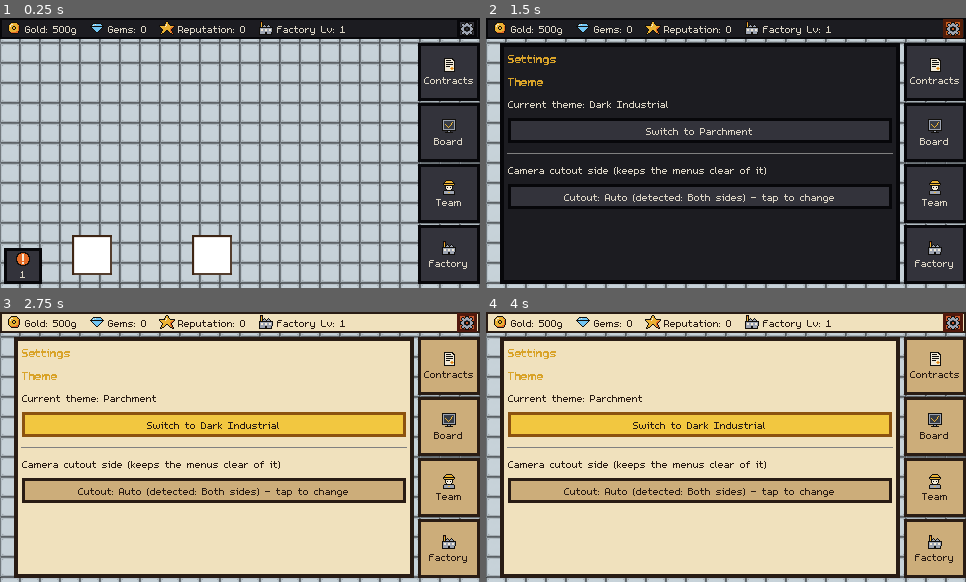
Above: before the commit, frames 1-4 (two rows, left to right).
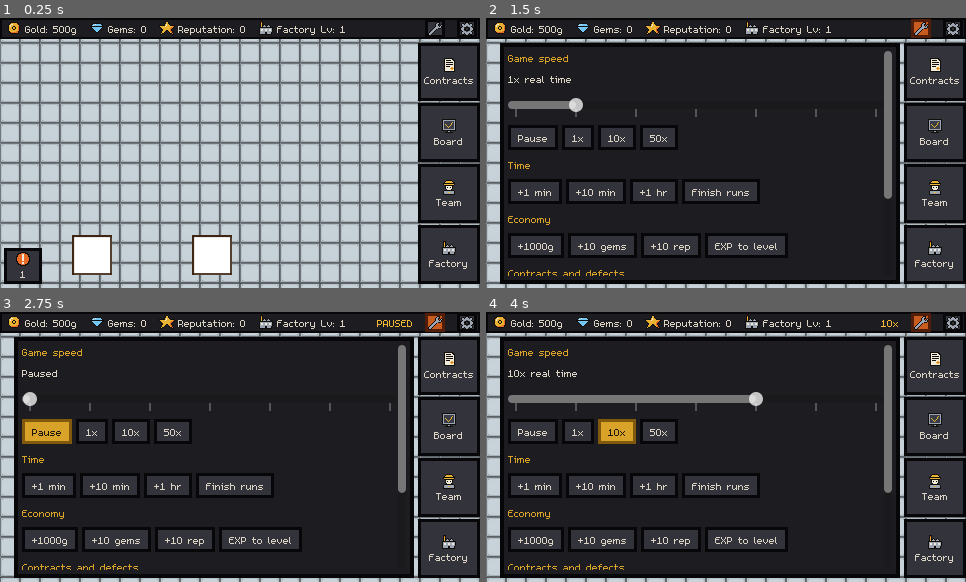
Above: after the commit, the same moments.

Repository: carverweirick/foundry-mobile-game
Game: Godot game, scene res://scenes/main.tscn
The game is run twice, just before and just after one commit, with the same random seed, the same clock (stepped at 60 frames per second) and the same inputs.
Inputs (mouse positions are in pixels of both pictures, inside the frame that each line leads up to):
- Up to frame 1 (0.25 s): no input
- Up to frame 2 (1.5 s): click (951, 28) at 0.52 s; click (922, 28) at 1.27 s
- Up to frame 3 (2.75 s): click (48, 430) at 2 s, where only the run after the commit has a clickable "Pause"
- Up to frame 4 (4 s): click (577, 430) at 2.75 s, where only the run after the commit has a clickable "1x"; click (615, 430) at 3.5 s, where only the run after the commit has a clickable "10x"

The runs differ from the first frame. In frame 1, 0.1% of the frame differs, in the area x 89-93%, y 1-7%; in frame 2, 16%; in frame 3, 90%; in frame 4, 90%, in the area x 0-100%, y 0-99%.

Commit message:
Add an Admin test panel with game speed; Shelling down to one minute
- Admin overlay (debug builds only, wrench in the top bar): game speed
  slider up to 50x (simulated in 0.25s slices so nothing skips), skip
  ahead, finish all runs, gold/gems/rep/EXP buttons, accept an offer,
  force/disable defects, save now, and a two-tap delete save. A speed
  badge shows in the top bar whenever the game isn't running at 1x.
- Tier 1 Shelling is now 30 game-minutes (60 real seconds), down from 320s.
- Design doc Section 28 records the defect/engineer/quality rework.

Co-Authored-By: Claude Opus 5.5 <noreply@anthropic.com>
Claude-Session: https://claude.ai/code/session_01LwGPRWnRjmAtkb5LvtKvk9

Diff:
--- a/autoload/game_data.gd
+++ b/autoload/game_data.gd
@@ -1409,7 +1409,69 @@
 func _process(delta: float) -> void:
 	if is_catching_up:
 		return
-	simulate(delta)
+	# Stepped in slices for the same reason offline catch-up is: at high admin
+	# speeds one frame's simulated time would let a walking technician
+	# overshoot a station and skip its arrival logic.
+	var remaining := delta * debug_sim_speed
+	while remaining > 0.0:
+		var step := minf(remaining, DEBUG_SIM_SLICE_SECONDS)
+		simulate(step)
+		remaining -= step
+
+
+# --- Admin / test controls (the Admin overlay; debug builds only) ----------
+
+## Game speed for testing (user request: "a slider to speed up the game so I
+## can test without having to wait"). Multiplies every clock uniformly -
+## stations, technicians, deadlines, defect timers - because it scales the
+## delta fed to simulate() rather than any one duration. 0 pauses. Not saved.
+var debug_sim_speed: float = 1.0
+const DEBUG_SIM_SLICE_SECONDS: float = 0.25
+
+enum DebugDefectMode { NORMAL, FORCE_NEXT, NONE }
+## FORCE_NEXT makes the next roll at any defect-rolling station hit (then
+## reverts to NORMAL); NONE suppresses every roll. Read by
+## Station._roll_defect_outcome().
+var debug_defect_mode: DebugDefectMode = DebugDefectMode.NORMAL
+
+
+## Advances the whole simulation by seconds, in the same 0.25s slices as
+## offline catch-up.
+func debug_skip_ahead(seconds: float) -> void:
+	var remaining := seconds
+	while remaining > 0.0:
+		var step := minf(remaining, DEBUG_SIM_SLICE_SECONDS)
+		simulate(step)
+		remaining -= step
+
+
+## Puts every running station run at its finish line; the next simulate()
+## step completes them through the normal path.
+func debug_finish_running_stations() -> void:
+	for station: Station in station_by_id.values():
+		station.debug_finish_run()
+
+
+func debug_add_currency(amount: int) -> void:
+	currency += amount
+	currency_changed.emit(currency)
+
+
+func debug_add_gems(amount: int) -> void:
+	gems += amount
+	gems_changed.emit(gems)
+
+
+func debug_add_reputation(amount: int) -> void:
+	reputation = clampi(reputation + amount, 0, REPUTATION_MAX)
+	reputation_changed.emit(reputation)
+
+
+func debug_exp_to_next_level() -> void:
+	if is_factory_level_maxed():
+		return
+	factory_exp = maxi(factory_exp, factory_exp_for_level(factory_level + 1))
+	factory_progress_changed.emit()
 
 
 ## The single steppable entry point for the whole simulation - every clock in
@@ -1574,10 +1636,11 @@
 		# not batched - Tier 2+ replaces batching entirely with parallel
 		# independent per-part timers (see Station.shelling_active_parts), a
 		# genuinely different runtime model rather than a bigger batch_cap.
-		# 20 min/coat * 8 coats required at Tier 1, still one combined timer at
-		# Tier 1 specifically.
+		# One combined timer at Tier 1. 30 game-minutes = 60 real seconds (user
+		# decision 2026-10-03) - was Section 17's 160 (320s), over half the
+		# whole pipeline. Still the longest step.
 		StationDef.new("shelling", "Shelling", Station.StationType.QUEUE,
-			2, "Shell Building", 160.0, 1),
+			2, "Shell Building", 30.0, 1),
 
 		StationDef.new("burnout", "Burnout", Station.StationType.BATCHED,
 			3, "Furnace Room", 45.0, 8, BURNOUT_SPRITES),
--- a/autoload/save_manager.gd
+++ b/autoload/save_manager.gd
@@ -219,6 +219,16 @@
 	return true
 
 
+## Admin overlay's "Delete save": wipes the save and quits WITHOUT the
+## on-close autosave writing the current shop straight back, so the next
+## launch is a genuinely fresh game. (GameData is an autoload, so reloading
+## the scene alone would keep the old shop in memory.)
+func delete_save_and_quit() -> void:
+	_ready_to_autosave = false
+	delete_save()
+	get_tree().quit()
+
+
 ## Wipes the save. The Settings overlay's "reset save" option (design doc
 ## Section 19) would call this behind a confirmation step.
 func delete_save() -> bool:
--- /dev/null
+++ b/scenes/admin_overlay.gd
@@ -0,0 +1,169 @@
+extends OverlayBase
+class_name AdminOverlay
+
+## Test/admin controls (user request, 2026-10-03: "a slider I can use to
+## speed up the game so I can test easier... think about some nice admin
+## controls"). Opened from the wrench in the Hud's top bar, which only exists
+## in debug builds (OS.is_debug_build()) - an exported release never shows
+## it. Everything here calls a GameData.debug_* helper or a normal public
+## API, so a cheat never bypasses the signals the HUD and menus listen to.
+
+const HEADER_COLOR := Color(0.85, 0.64, 0.16)
+## Slider stops - indices, not a continuous range, so a thumb lands on a
+## useful value instead of 13.7x.
+const SPEEDS: Array[float] = [0.0, 1.0, 2.0, 5.0, 10.0, 25.0, 50.0]
+## A second tap within this window confirms "Delete save".
+const RESET_CONFIRM_SECONDS: float = 3.0
+
+@onready var content: VBoxContainer = %Content
+
+var _speed_label: Label
+var _speed_slider: HSlider
+var _defect_button: Button
+var _reset_button: Button
+var _status_label: Label
+var _reset_armed_until: float = -1.0
+
+
+func _on_ready() -> void:
+	_add_header("Game speed")
+	_speed_label = Label.new()
+	content.add_child(_speed_label)
+	_speed_slider = HSlider.new()
+	_speed_slider.min_value = 0
+	_speed_slider.max_value = SPEEDS.size() - 1
+	_speed_slider.step = 1
+	_speed_slider.tick_count = SPEEDS.size()
+	_speed_slider.ticks_on_borders = true
+	_speed_slider.custom_minimum_size = Vector2(0.0, 24.0)
+	_speed_slider.value_changed.connect(_on_speed_changed)
+	content.add_child(_speed_slider)
+	var speed_row := _add_button_row()
+	for speed in [0.0, 1.0, 10.0, 50.0]:
+		_add_button(speed_row, "Pause" if speed == 0.0 else "%dx" % int(speed), _set_speed.bind(speed))
+
+	_add_header("Time")
+	var time_row := _add_button_row()
+	_add_button(time_row, "+1 min", _skip.bind(60.0))
+	_add_button(time_row, "+10 min", _skip.bind(600.0))
+	_add_button(time_row, "+1 hr", _skip.bind(3600.0))
+	_add_button(time_row, "Finish runs", func():
+		GameData.debug_finish_running_stations()
+		_report("Every running station will finish on the next tick."))
+
+	_add_header("Economy")
+	var money_row := _add_button_row()
+	_add_button(money_row, "+1000g", func(): GameData.debug_add_currency(1000); _report("+1000 gold"))
+	_add_button(money_row, "+10 gems", func(): GameData.debug_add_gems(10); _report("+10 gems"))
+	_add_button(money_row, "+10 rep", func(): GameData.debug_add_reputation(10); _report("+10 reputation"))
+	_add_button(money_row, "EXP to level", func(): GameData.debug_exp_to_next_level(); _report("Enough EXP for the next factory level"))
+
+	_add_header("Contracts and defects")
+	var contract_row := _add_button_row()
+	_add_button(contract_row, "Accept an offer", _accept_offer)
+	_defect_button = _add_button(contract_row, "", _cycle_defect_mode)
+
+	_add_header("Save")
+	var save_row := _add_button_row()
+	_add_button(save_row, "Save now", func(): _report("Saved." if SaveManager.save_game() else "Save failed."))
+	_reset_button = _add_button(save_row, "Delete save", _on_reset_pressed)
+	_reset_button.tooltip_text = "Deletes the save file and quits, so the next launch is a fresh game. Tap twice."
+
+	_status_label = Label.new()
+	_status_label.autowrap_mode = TextServer.AUTOWRAP_WORD_SMART
+	_status_label.custom_minimum_size = Vector2(0.0, 26.0)
+	content.add_child(_status_label)
+
+
+func _on_open() -> void:
+	_refresh()
+
+
+func _process(_delta: float) -> void:
+	if panel.visible:
+		_refresh()
+
+
+func _refresh() -> void:
+	var index := SPEEDS.find(GameData.debug_sim_speed)
+	if index >= 0 and int(_speed_slider.value) != index:
+		_speed_slider.set_value_no_signal(index)
+	_speed_label.text = "Paused" if GameData.debug_sim_speed == 0.0 else "%sx real time" % _format_speed(GameData.debug_sim_speed)
+	match GameData.debug_defect_mode:
+		GameData.DebugDefectMode.NORMAL:
+			_defect_button.text = "Defects: normal"
+		GameData.DebugDefectMode.FORCE_NEXT:
+			_defect_button.text = "Defects: next run"
+		GameData.DebugDefectMode.NONE:
+			_defect_button.text = "Defects: off"
+	var armed := Time.get_ticks_msec() / 1000.0 < _reset_armed_until
+	_reset_button.text = "Tap again to delete" if armed else "Delete save"
+
+
+func _add_header(text: String) -> void:
+	var label := Label.new()
+	label.text = text
+	label.add_theme_color_override("font_color", HEADER_COLOR)
+	content.add_child(label)
+
+
+## HFlowContainer so the row wraps instead of running off the panel
+## (CLAUDE.md UI rule 2).
+func _add_button_row() -> HFlowContainer:
+	var row := HFlowContainer.new()
+	content.add_child(row)
+	return row
+
+
+func _add_button(row: HFlowContainer, text: String, action: Callable) -> Button:
+	var button := Button.new()
+	button.text = text
+	button.pressed.connect(action)
+	row.add_child(button)
+	return button
+
+
+func _on_speed_changed(value: float) -> void:
+	_set_speed(SPEEDS[clampi(int(value), 0, SPEEDS.size() - 1)])
+
+
+func _set_speed(speed: float) -> void:
+	GameData.debug_sim_speed = speed
+	_refresh()
+
+
+func _skip(seconds: float) -> void:
+	GameData.debug_skip_ahead(seconds)
+	_report("Skipped ahead %s." % ("1 hour" if seconds >= 3600.0 else "%d min" % int(seconds / 60.0)))
+
+
+func _accept_offer() -> void:
+	if GameData.contract_offers.is_empty():
+		_report("No offers waiting.")
+		return
+	var offer: Contract = GameData.contract_offers[0]
+	GameData.accept_contract_offer(offer)
+	_report("Accepted %s." % offer.customer_name)
+
+
+func _cycle_defect_mode() -> void:
+	var next: int = (int(GameData.debug_defect_mode) + 1) % GameData.DebugDefectMode.size()
+	GameData.debug_defect_mode = next as GameData.DebugDefectMode
+	_refresh()
+
+
+func _on_reset_pressed() -> void:
+	var now := Time.get_ticks_msec() / 1000.0
+	if now >= _reset_armed_until:
+		_reset_armed_until = now + RESET_CONFIRM_SECONDS
+		_refresh()
+		return
+	SaveManager.delete_save_and_quit()
+
+
+func _report(text: String) -> void:
+	_status_label.text = text
+
+
+func _format_speed(speed: float) -> String:
+	return str(int(speed)) if is_equal_approx(speed, roundf(speed)) else "%.1f" % speed
--- /dev/null
+++ b/scenes/admin_overlay.tscn
@@ -0,0 +1,34 @@
+[gd_scene load_steps=2 format=3]
+
+[ext_resource type="Script" path="res://scenes/admin_overlay.gd" id="1_script"]
+
+[node name="AdminOverlay" type="CanvasLayer"]
+script = ExtResource("1_script")
+
+[node name="Backdrop" type="Control" parent="."]
+unique_name_in_owner = true
+visible = false
+anchor_right = 1.0
+anchor_bottom = 1.0
+mouse_filter = 0
+
+[node name="Panel" type="Panel" parent="."]
+unique_name_in_owner = true
+visible = false
+offset_right = 400.0
+offset_bottom = 220.0
+
+[node name="Scroll" type="ScrollContainer" parent="Panel"]
+layout_mode = 1
+anchor_right = 1.0
+anchor_bottom = 1.0
+offset_left = 8.0
+offset_top = 8.0
+offset_right = -8.0
+offset_bottom = -8.0
+horizontal_scroll_mode = 0
+
+[node name="Content" type="VBoxContainer" parent="Panel/Scroll"]
+unique_name_in_owner = true
+layout_mode = 2
+size_flags_horizontal = 3
--- a/scenes/hud.gd
+++ b/scenes/hud.gd
@@ -70,6 +70,9 @@
 var _reputation_label: Label
 var _level_label: Label
 var _settings_button: Button
+## Debug builds only - see bind_admin().
+var _admin_button: Button = null
+var _speed_badge: Label
 var _rail_buttons: Array[Button] = []
 ## Every OverlayBase that opens into the panel slot (rail menus + Settings).
 var _slot_overlays: Array[OverlayBase] = []
@@ -144,6 +147,9 @@
 	_gems_label.text = "Gems: %d" % GameData.gems
 	_reputation_label.text = "Reputation: %d" % GameData.reputation
 	_level_label.text = "Factory Lv: %d" % GameData.factory_level
+	_speed_badge.visible = GameData.debug_sim_speed != 1.0
+	if _speed_badge.visible:
+		_speed_badge.text = "PAUSED" if GameData.debug_sim_speed == 0.0 else "%dx" % int(GameData.debug_sim_speed)
 	# The Station Detail Menu's two panels need ~464px, more than the slot
 	# left of the rail on any phone shape, and it's modal anyway (a tap
 	# outside closes it) - so the rail steps aside while it's open rather
@@ -235,6 +241,19 @@
 	spacer.size_flags_horizontal = Control.SIZE_EXPAND_FILL
 	spacer.mouse_filter = Control.MOUSE_FILTER_IGNORE
 	row.add_child(spacer)
+	# Shown only while the admin game speed isn't 1x, so a sped-up or paused
+	# test session is never mistaken for normal pacing.
+	_speed_badge = Label.new()
+	_speed_badge.add_theme_color_override("font_color", Color(0.95, 0.72, 0.2))
+	_speed_badge.visible = false
+	row.add_child(_speed_badge)
+	if OS.is_debug_build():
+		_admin_button = Button.new()
+		_admin_button.icon = UiIcons.get_icon("admin")
+		_admin_button.toggle_mode = true
+		_admin_button.focus_mode = Control.FOCUS_NONE
+		_admin_button.tooltip_text = "Admin / test controls"
+		row.add_child(_admin_button)
 	_settings_button = Button.new()
 	_settings_button.icon = UiIcons.get_icon("settings")
 	_settings_button.toggle_mode = true
@@ -307,7 +326,11 @@
 	bar_style.content_margin_top = 1.0
 	bar_style.content_margin_bottom = 1.0
 	_bar.add_theme_stylebox_override("panel", bar_style)
-	for button: Button in _rail_buttons + [_settings_button, _attention_button]:
+	var styled: Array[Button] = _rail_buttons.duplicate()
+	styled.append_array([_settings_button, _attention_button])
+	if _admin_button != null:
+		styled.append(_admin_button)
+	for button: Button in styled:
 		# EVERY state, including ones this Theme doesn't define: a Button's
 		# minimum size is its largest stylebox across all states, and an
 		# undefined one (hover_pressed, the *_mirrored RTL variants) falls back
@@ -475,6 +498,19 @@
 	_layout()
 
 
+## Wires the debug-only wrench to the Admin overlay, which opens into the same
+## panel slot as every rail menu. A release build has no wrench, so the
+## overlay is simply never reachable there.
+func bind_admin(admin_overlay: OverlayBase) -> void:
+	if _admin_button == null:
+		return
+	_admin_button.pressed.connect(admin_overlay.toggle)
+	admin_overlay.rail_button = _admin_button
+	_slot_overlays.append(admin_overlay)
+	_apply_theme()
+	_layout()
+
+
 ## Shown by the Settings overlay next to its cutout option.
 func detected_camera_side_name() -> String:
 	return ThemeManager.CUTOUT_SIDE_DISPLAY_NAMES[_detected_camera_side]
--- a/scenes/main.gd
+++ b/scenes/main.gd
@@ -204,6 +204,7 @@
 @onready var factory_overlay: FactoryOverlay = $FactoryOverlay
 @onready var board_overlay: BoardOverlay = $BoardOverlay
 @onready var settings_overlay: SettingsOverlay = $SettingsOverlay
+@onready var admin_overlay: AdminOverlay = $AdminOverlay
 
 ## Every top-level overlay panel that should ever be mutually exclusive with
 ## every other one - populated in _ready() once all the @onready vars above
@@ -295,7 +296,7 @@
 	# .connect() block per pair (see that array's own comment for why).
 	_overlays = [
 		contracts_overlay, board_overlay, staff_overlay, factory_overlay,
-		settings_overlay,
+		settings_overlay, admin_overlay,
 		station_detail_menu,
 	]
 	for overlay in _overlays:
@@ -309,6 +310,7 @@
 		[staff_overlay, "Team", "staff"],
 		[factory_overlay, "Factory", "factory"],
 	], settings_overlay, station_detail_menu)
+	hud.bind_admin(admin_overlay)
 	hud.attention_requested.connect(_on_attention_requested)
 	board_overlay.station_requested.connect(func(station): _focus_station(station, true))
 
--- a/scenes/main.tscn
+++ b/scenes/main.tscn
@@ -8,6 +8,7 @@
 [ext_resource type="PackedScene" path="res://scenes/factory_overlay.tscn" id="10_factory_overlay"]
 [ext_resource type="PackedScene" path="res://scenes/settings_overlay.tscn" id="11_settings_overlay"]
 [ext_resource type="Script" path="res://scenes/hud.gd" id="12_hud"]
+[ext_resource type="PackedScene" path="res://scenes/admin_overlay.tscn" id="13_admin_overlay"]
 
 [node name="Main" type="Node2D" unique_id=1774776552]
 script = ExtResource("1_script")
@@ -30,3 +31,5 @@
 [node name="BoardOverlay" parent="." instance=ExtResource("5_board_overlay")]
 
 [node name="SettingsOverlay" parent="." instance=ExtResource("11_settings_overlay")]
+
+[node name="AdminOverlay" parent="." instance=ExtResource("13_admin_overlay")]
--- a/scenes/station.gd
+++ b/scenes/station.gd
@@ -696,6 +696,15 @@
 ## below it, then padded. Computed fresh each call since it depends on
 ## whatever texture is currently assigned, not a fixed guess - see the
 ## LABEL_STACK_RECT comment.
+## Admin overlay: jump every in-progress run to its finish line so the next
+## simulate step completes it through the normal path.
+func debug_finish_run() -> void:
+	if current_state == State.RUNNING:
+		_run_elapsed = _run_duration
+	for run in shelling_active_parts:
+		run.elapsed = run.duration
+
+
 func get_click_rect() -> Rect2:
 	return get_sprite_rect().merge(LABEL_STACK_RECT).grow(CLICK_PADDING)
 
@@ -1400,6 +1409,12 @@
 	var base_risk := GameData.base_defect_risk_for(station_id)
 	if base_risk <= 0.0:
 		return GameData.DefectCategory.NONE
+	match GameData.debug_defect_mode:
+		GameData.DebugDefectMode.NONE:
+			return GameData.DefectCategory.NONE
+		GameData.DebugDefectMode.FORCE_NEXT:
+			GameData.debug_defect_mode = GameData.DebugDefectMode.NORMAL
+			return GameData.roll_defect_category(station_id)
 	var geometry_name := GameData.geometry_name_for_part(part)
 	var department := GameData.department_for_station(station_id)
 	# Department-mapped stations (Printing/Shelling/Pour/Grinding - Patching
--- a/scenes/ui_icons.gd
+++ b/scenes/ui_icons.gd
@@ -214,6 +214,24 @@
 		".....kkkkkk.....",
 		"................",
 	],
+	"admin": [
+		"................",
+		"..........kkk...",
+		".........kssk...",
+		"........ksskk.k.",
+		"........kssk.ksk",
+		"........ksssksk.",
+		".......kssssssk.",
+		"......ksssskkk..",
+		".....ksssk......",
+		"....ksssk.......",
+		"...ksssk........",
+		"..ksssk.........",
+		".ksssk..........",
+		".kssk...........",
+		"..kk............",
+		"................",
+	],
 	"factory": [
 		"................",
 		"..kkk...........",
Not shown, added: scenes/admin_overlay.gd.uid
Not shown, changed: docs/design_doc.md
